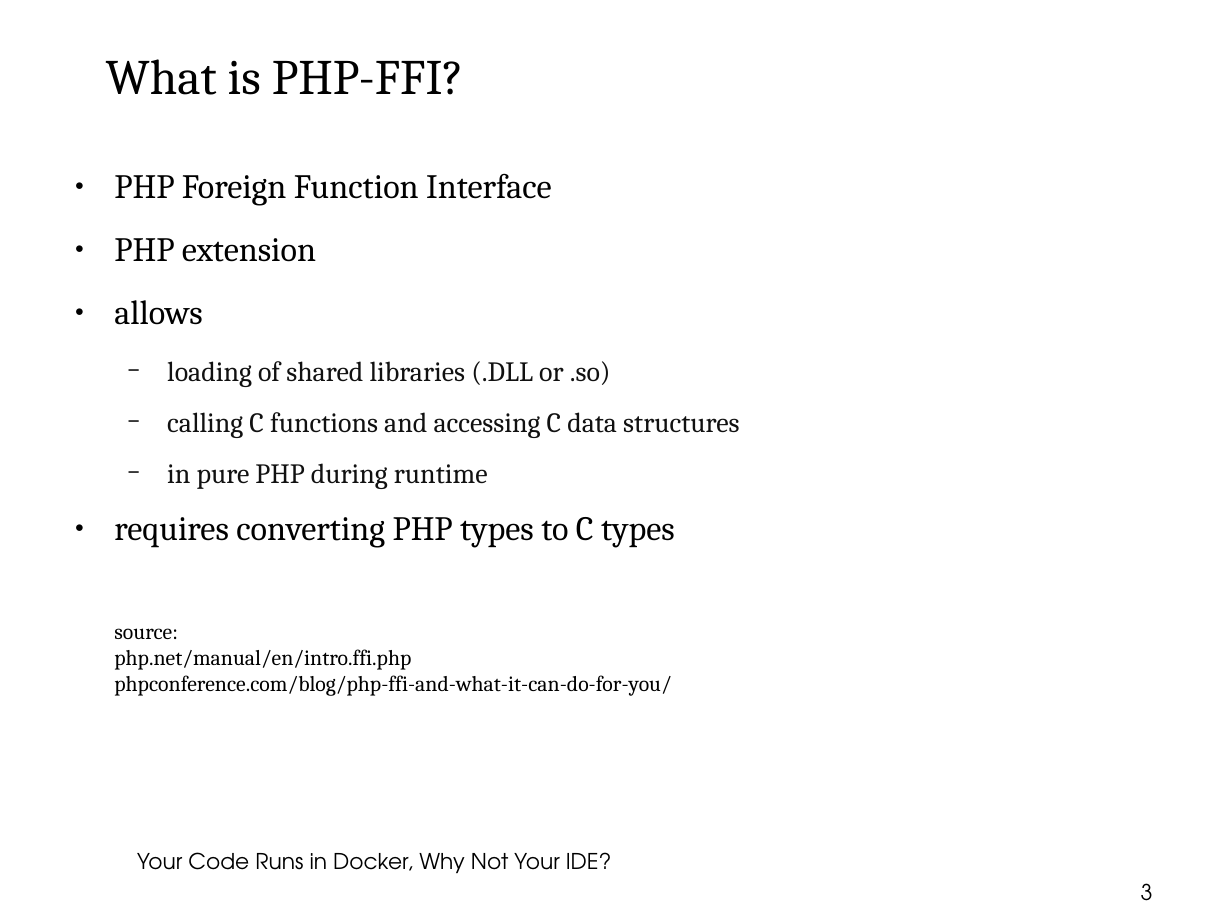
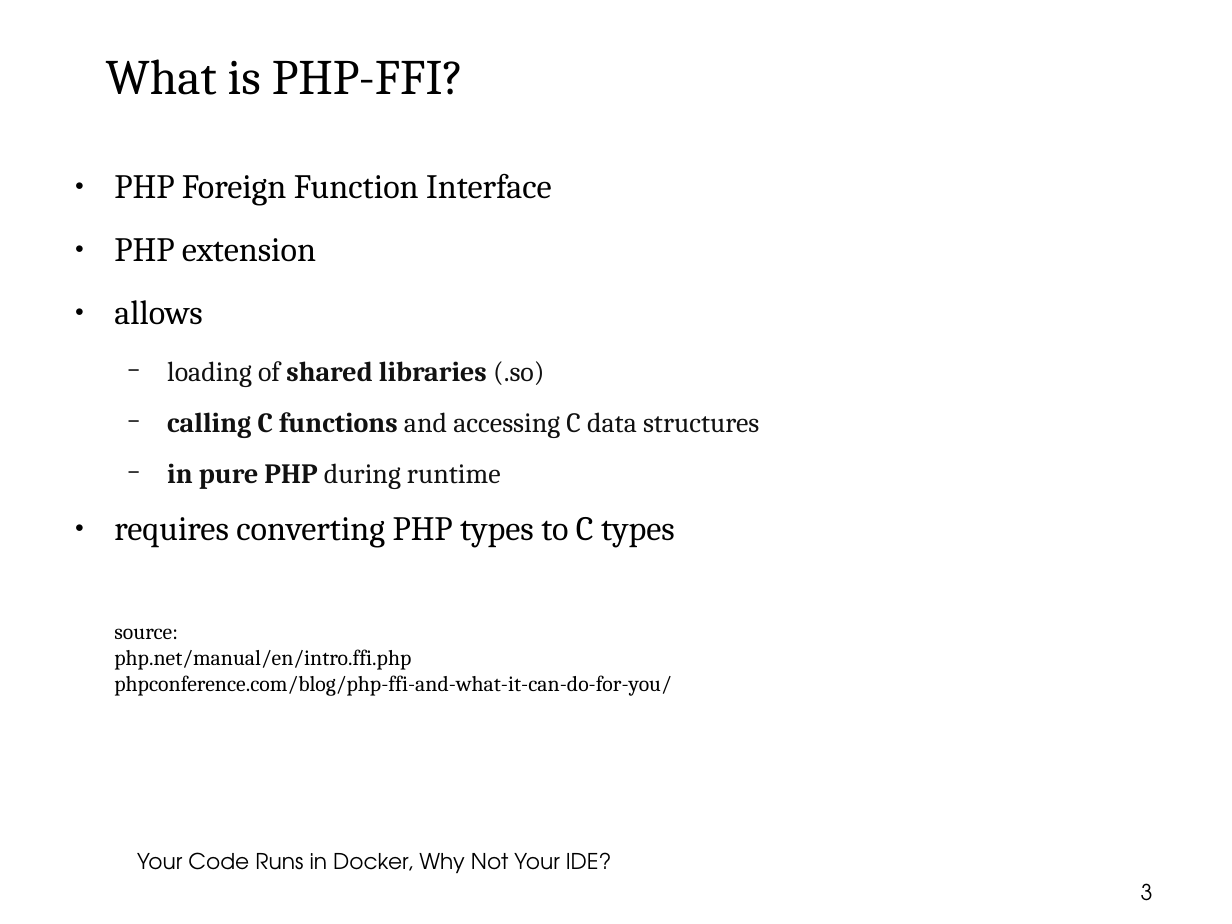
Before and after one commit to thomasbley/php-go-integration, a slide deck: slide 3 of getting_started_with_php_ffi.odp. Drawn at 1232x924 pixels with LibreOffice and Linux fonts; fonts in the diff are those of the drawing; background and template pictures are left out. Boxes give left, top, right and bottom in pixels: in the first picture for what was removed or moved away, otherwise in the second. Text is boxed around its words. In the diff, an @@ line names an element or a change of style, - is before the commit and + after.

```diff
--- a/getting_started_with_php_ffi.odp
+++ b/getting_started_with_php_ffi.odp
@@ text at bbox=[167, 361, 544, 387]: text changed; bold on @@
-  − loading of shared libraries (.DLL or .so)
+  − loading of shared libraries (.so)
@@ text at bbox=[167, 412, 759, 489]: bold on in "calling C functions", "in pure PHP" @@
```
Also in this commit, not shown: 1 other slide changed, 1 other file.
